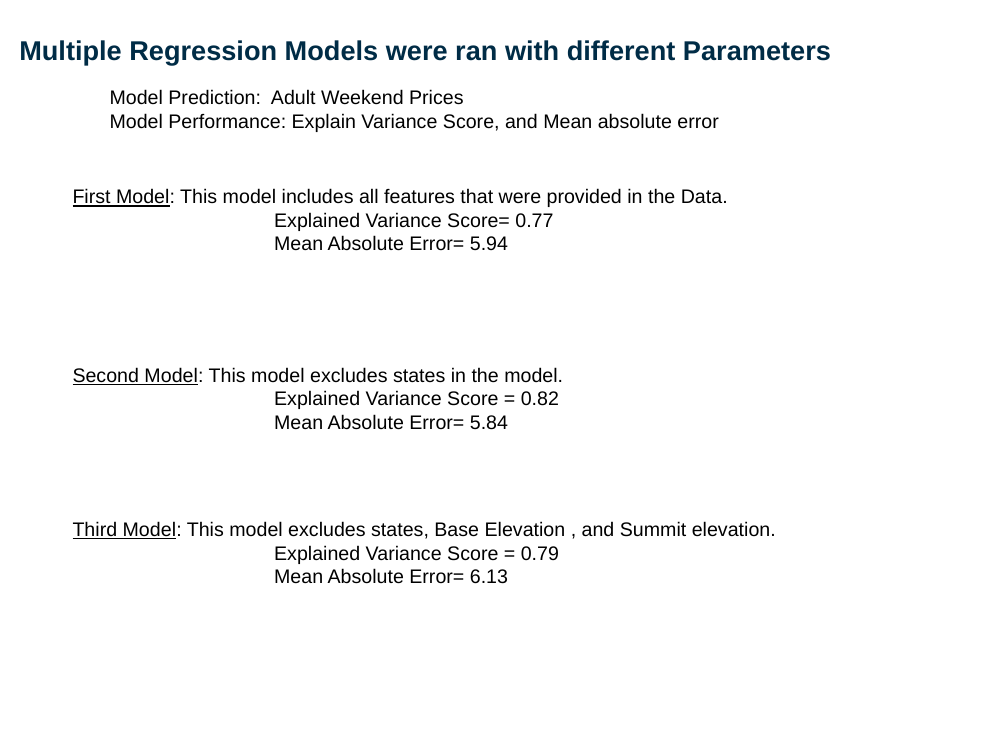
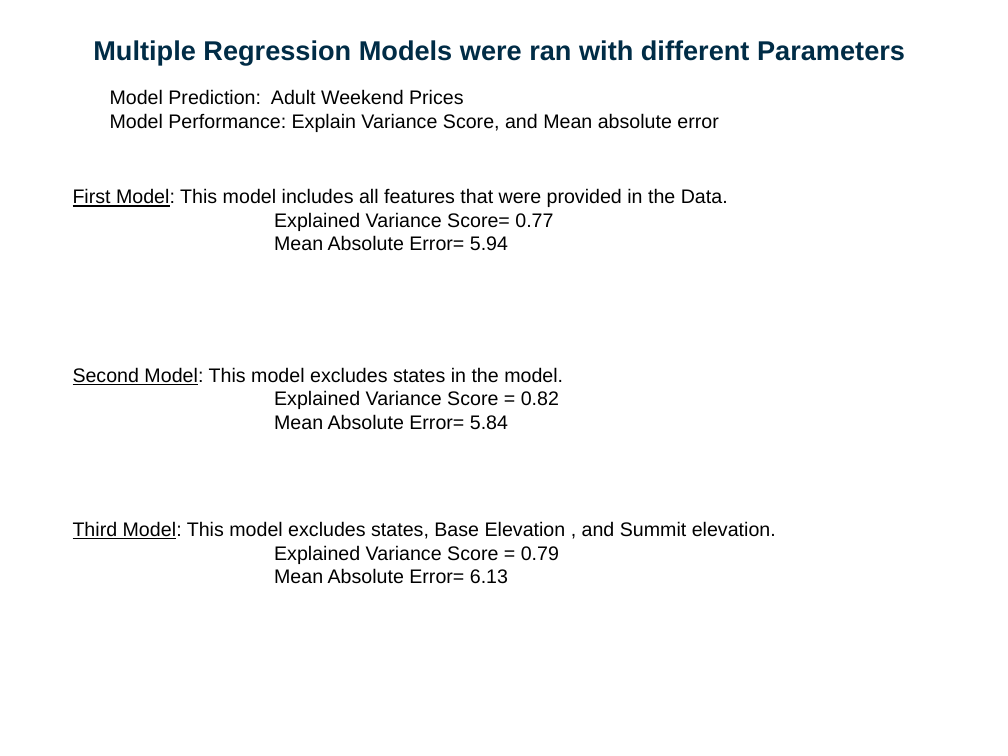
Before and after one commit to funwandrea/GuidedCapstone, a slide deck: slide 5 of Guided Capstone Slide Deck.pptx. Drawn at 1008x756 pixels with LibreOffice and Linux fonts; fonts in the diff are those of the drawing. Boxes give left, top, right and bottom in pixels: in the first picture for what was removed or moved away, otherwise in the second. Text is boxed around its words. In the diff, an @@ line names an element or a change of style, - is before the commit and + after.

```diff
--- a/Guided Capstone Slide Deck.pptx
+++ b/Guided Capstone Slide Deck.pptx
@@ title "Multiple Regression Models were ran ..." at <box>93,40,905,64</box>: alignment left to centre @@
```
Also in this commit, not shown: 4 other slides changed, 2 other files.
